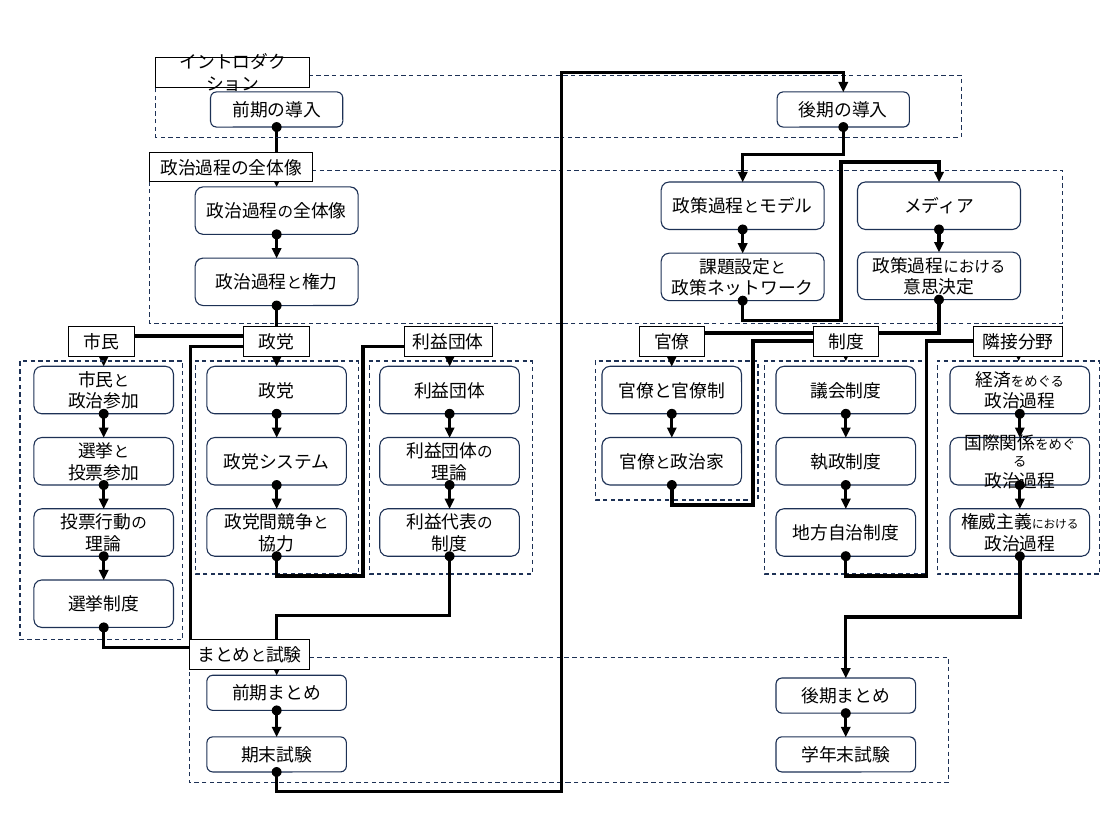
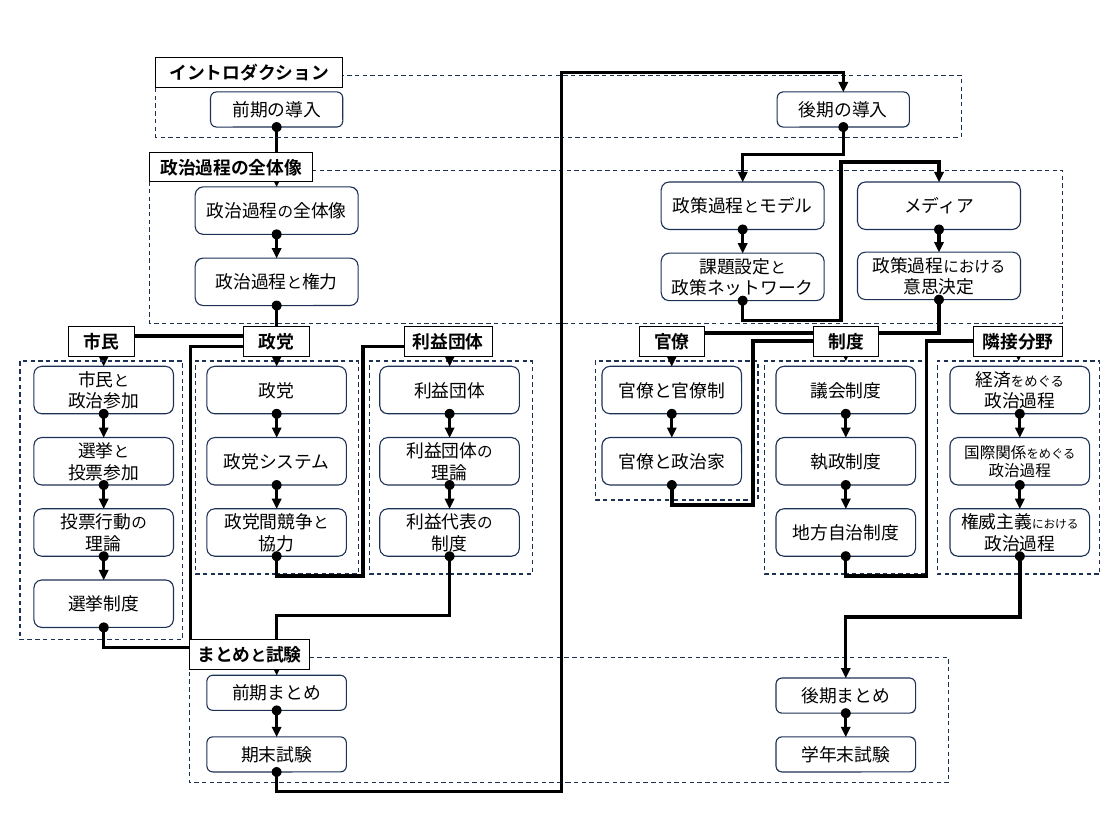
Before and after one commit to junpei-suzuki/PP-2026-Komazawa, a slide deck: slide 1 of figs/DIYfigures_pp.pptx. Drawn at 1120x840 pixels with LibreOffice and Linux fonts; fonts in the diff are those of the drawing. Boxes give left, top, right and bottom in pixels: in the first picture for what was removed or moved away, otherwise in the second. Text is boxed around its words. In the diff, an @@ line names an element or a change of style, - is before the commit and + after.

```diff
--- a/figs/DIYfigures_pp.pptx
+++ b/figs/DIYfigures_pp.pptx
@@ bold on in 9 elements at <box>150,152,313,182</box>, <box>68,327,134,357</box>, <box>243,327,310,357</box>, <box>404,327,492,357</box>, <box>190,640,310,670</box>, <box>639,327,704,357</box>, <box>814,326,878,356</box>, <box>974,327,1062,357</box>, <box>156,58,343,87</box> @@
@@ rectangle "イントロダクション": place and size @@
-rectangle "イントロダクション" at <box>156,58,310,87</box>
+rectangle "イントロダクション" at <box>156,58,343,87</box>
@@ rounded rectangle "官僚と政治家" at <box>602,438,742,485</box>: size 14 to 16 pt in "官僚と政治家" @@
@@ rounded rectangle "国際関係をめぐる" at <box>950,438,1090,485</box>: size 16 to 14 pt in "国際関係をめぐる", "政治過程"; size 12 to 11 pt in "国際関係をめぐる" @@
```
Also in this commit, not shown: 13 other files.
